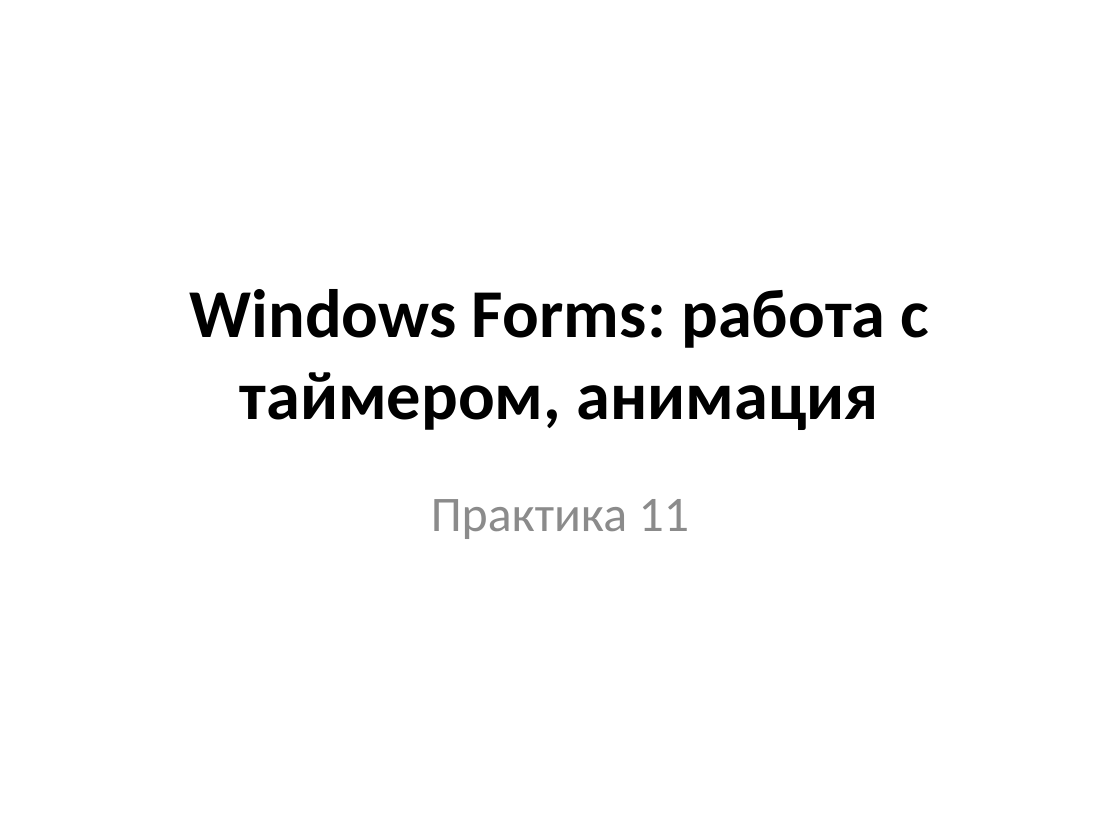
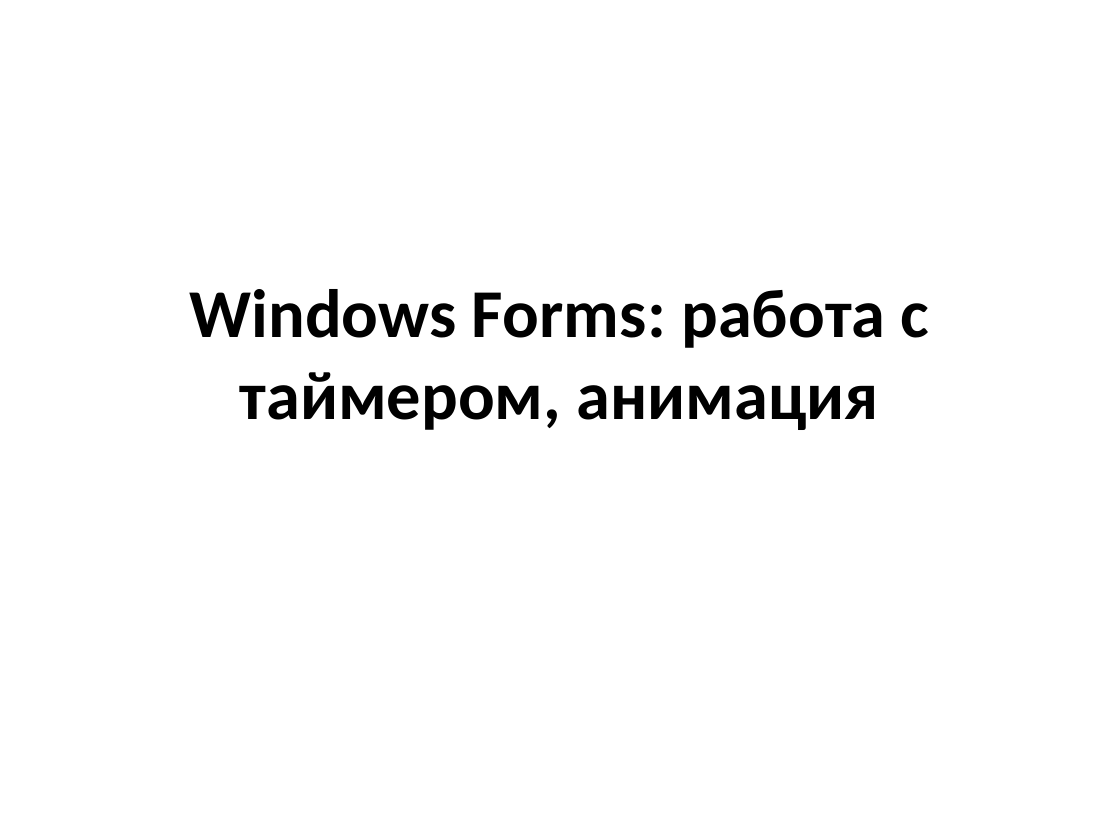
Before and after one commit to mbdatateach/site, a slide deck: slide 1 of ООП/практики/пр9 Таймер и анимации.pptx. Drawn at 1120x840 pixels with LibreOffice and Linux fonts; fonts in the diff are those of the drawing. Boxes give left, top, right and bottom in pixels: in the first picture for what was removed or moved away, otherwise in the second. Text is boxed around its words. In the diff, an @@ line names an element or a change of style, - is before the commit and + after.

```diff
--- a/ООП/практики/пр9 Таймер и анимации.pptx
+++ b/ООП/практики/пр9 Таймер и анимации.pptx
@@ subtitle removed at (431,499,689,539) @@
-Практика 11
```
Also in this commit, not shown: 1 slide added, 11 other files.
